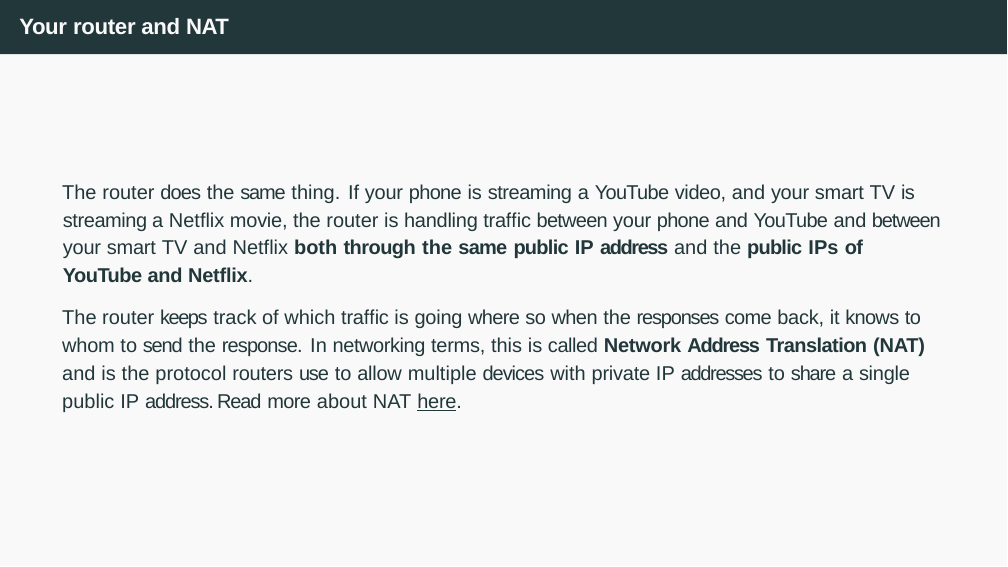
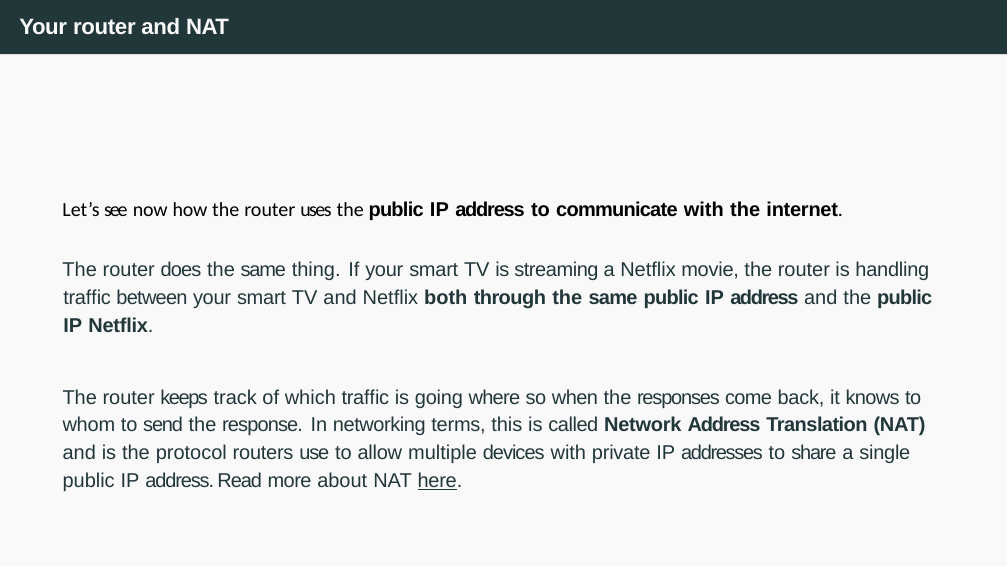
Before and after one commit to francescsolsonatehas/HPDCB, a slide deck: slide 17 of src/slides/Session 6 & 7 - AWS Networking-2026.pptx (slide 18 before the commit). Drawn at 1008x567 pixels with LibreOffice and Linux fonts; fonts in the diff are those of the drawing. Boxes give left, top, right and bottom in pixels: in the first picture for what was removed or moved away, otherwise in the second. Text is boxed around its words. In the diff, an @@ line names an element or a change of style, - is before the commit and + after.

```diff
--- a/src/slides/Session 6 & 7 - AWS Networking-2026.pptx
+++ b/src/slides/Session 6 & 7 - AWS Networking-2026.pptx
@@ text "Let’s see now how the ...": place and size @@
-text "Let’s see now how the ..." at box(62, 184, 941, 412)
+text "Let’s see now how the ..." at box(62, 201, 932, 491)
@@ text at box(62, 201, 932, 332): text changed @@
-The router does the same thing. If your phone is streaming a YouTube video, and your smart TV is streaming a Netflix movie, the router is handling traﬀic between your phone and YouTube and between your smart TV and Netflix both through the same public IP address and the public IPs of YouTube and Netflix.
+Let’s see now how the router uses the public IP address to communicate with the internet.
+The router does the same thing. If your smart TV is streaming a Netflix movie, the router is handling traﬀic between your smart TV and Netflix both through the same public IP address and the public IP Netflix.
```
Also in this commit, not shown: 2 other slides changed, 5 slides removed, 1 other file.
